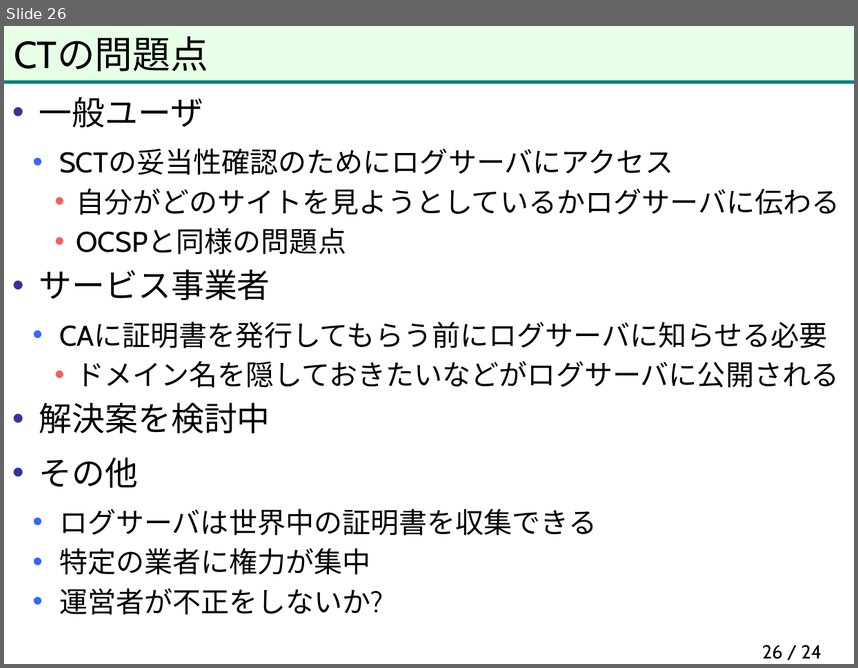
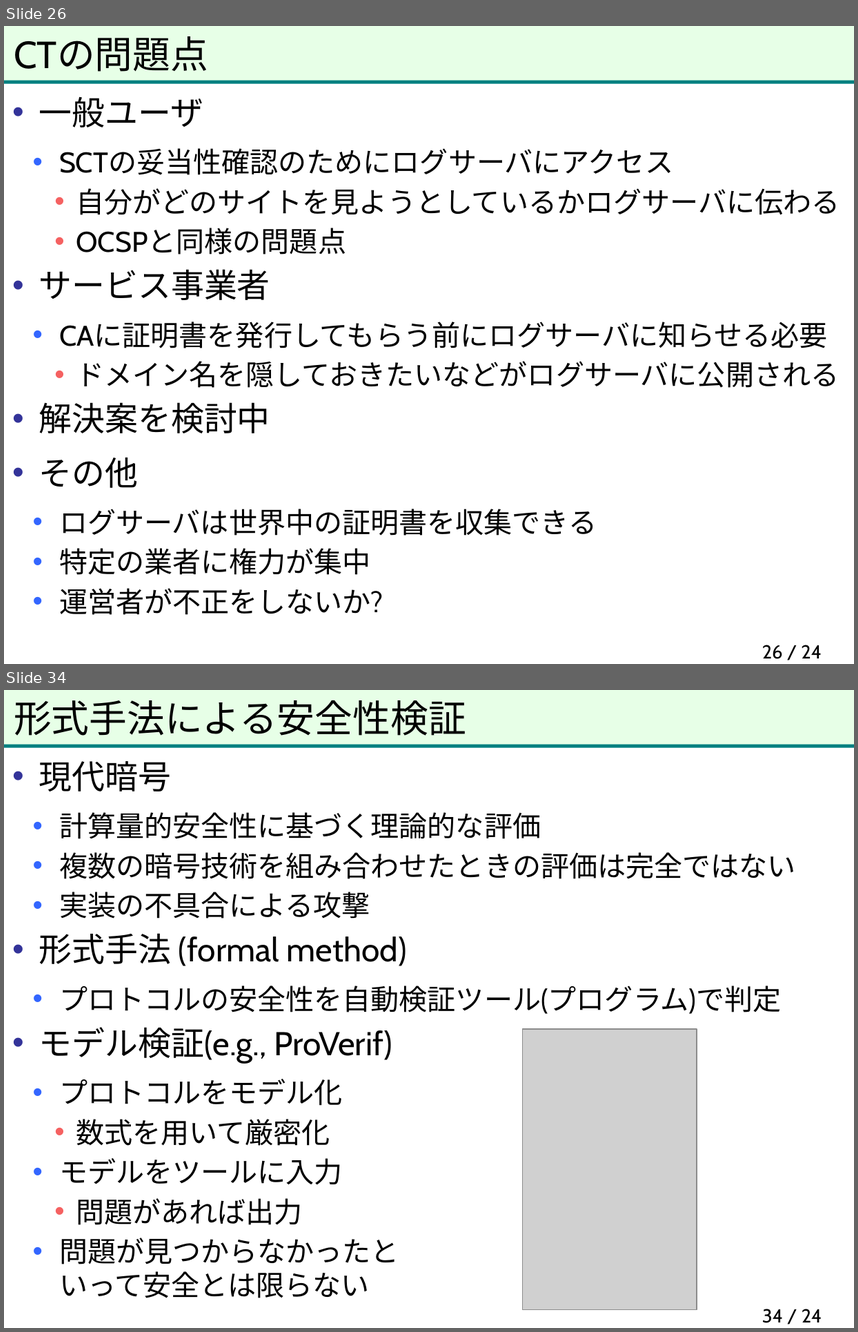
Before and after one commit to herumi/anninbon, a slide deck: lec/anninbon8.pptx. Shown one above the other, each under a label of ours: slide 26 before the commit, slides 26 and 34 after it; the slides between them are not shown. The pictures are 858x668 and 858x1332 pixels, drawn with LibreOffice and Linux fonts; fonts in the diff are those of the drawing; grey boxes stand for pictures; background and template pictures are left out. Boxes give left, top, right and bottom in pixels: in the first picture for what was removed or moved away, otherwise in the second. Text is boxed around its words. In the diff, an @@ line names an element or a change of style, - is before the commit and + after.

```diff
--- a/lec/anninbon8.pptx
+++ b/lec/anninbon8.pptx
@@ slide 34 added at [4,690,854,1328], background #FFFFFF; not listed: 2 template elements that a slide beside it also shows @@
@@ title added at [14,700,466,736], 32 pt, text #000000 @@
+形式手法による安全性検証
@@ text added at [39,761,796,1298], 24 pt, text #000000 @@
+• 現代暗号
+  • 計算量的安全性に基づく理論的な評価
+  • 複数の暗号技術を組み合わせたときの評価は完全ではない
+  • 実装の不具合による攻撃
+• 形式手法 (formal method)
+  • プロトコルの安全性を自動検証ツール(プログラム)で判定
+• モデル検証(e.g., ProVerif)
+  • プロトコルをモデル化
+    • 数式を用いて厳密化
+  • モデルをツールに入力
+    • 問題があれば出力
+  • 問題が見つからなかったと
+    いって安全とは限らない
@@ picture added at [523,1029,697,1310] @@
@@ page number added at [762,1308,822,1323], 16 pt, text #000000 @@
+34 / 24
```
Also in this commit, not shown: 14 other slides added.
